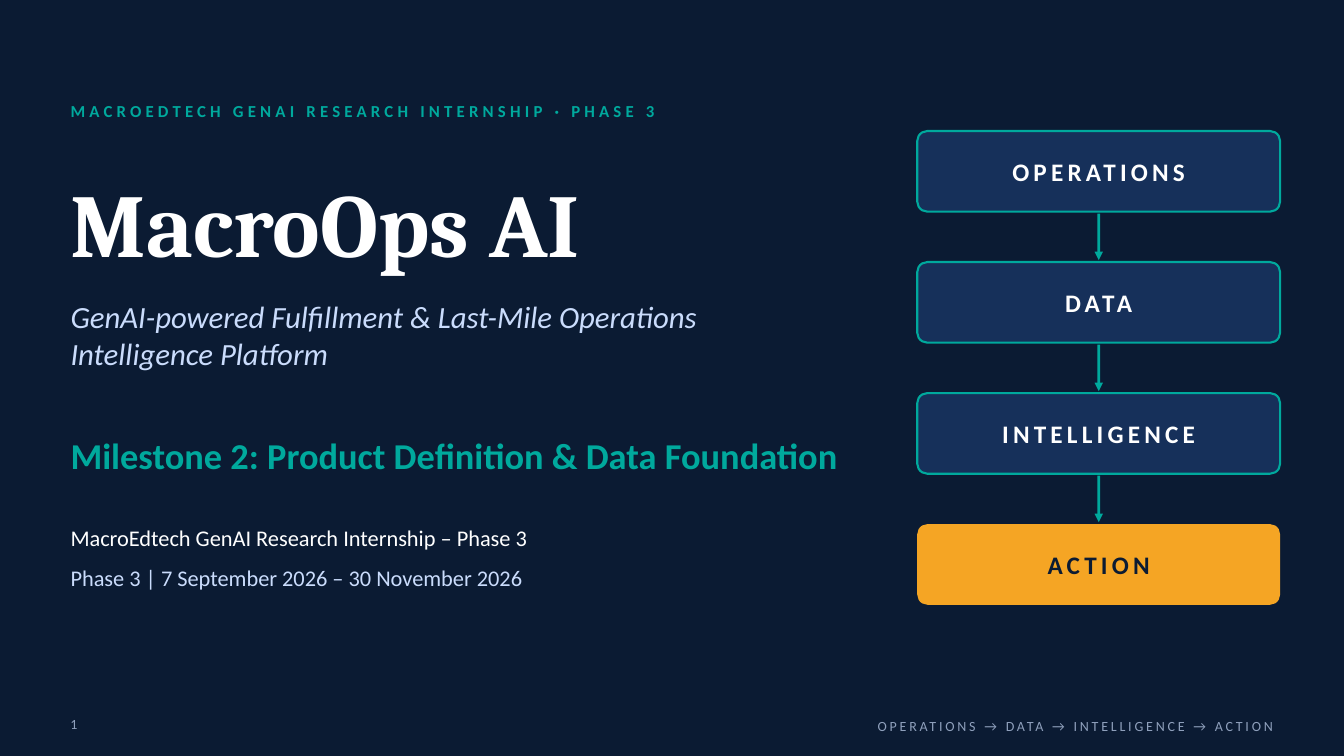
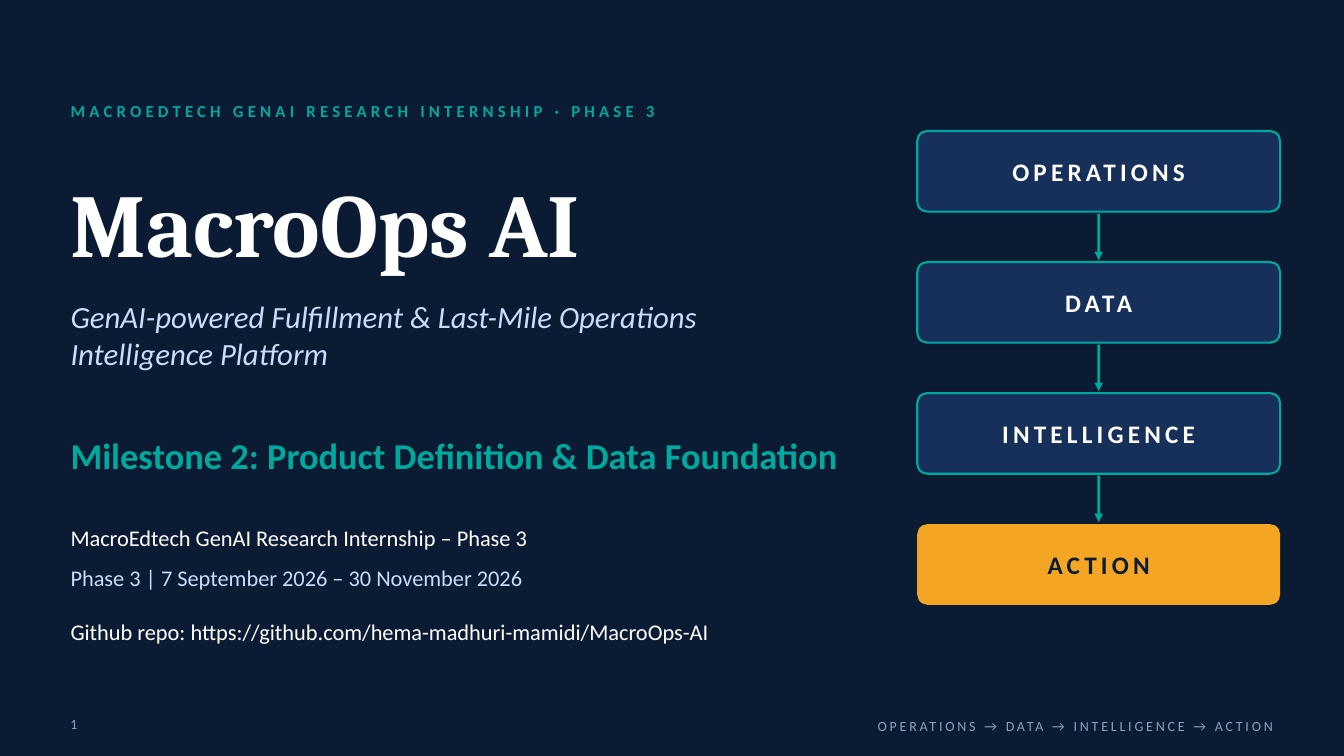
Before and after one commit to hema-madhuri-mamidi/MacroOps-AI, a slide deck: slide 1 of docs/presentations/MacroOps_AI_Milestone2_Review_Final.pptx. Drawn at 1344x756 pixels with LibreOffice and Linux fonts; fonts in the diff are those of the drawing. Boxes give left, top, right and bottom in pixels: in the first picture for what was removed or moved away, otherwise in the second. Text is boxed around its words. In the diff, an @@ line names an element or a change of style, - is before the commit and + after.

```diff
--- a/docs/presentations/MacroOps_AI_Milestone2_Review_Final.pptx
+++ b/docs/presentations/MacroOps_AI_Milestone2_Review_Final.pptx
@@ text at [71, 624, 709, 644]: paragraph added @@
+Github repo: https://github.com/hema-madhuri-mamidi/MacroOps-AI
```
Also in this commit, not shown: 9 other slides changed.
